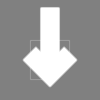
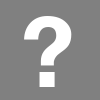
Two versions of the same layered image (100px x 100px). Layer-by-layer changes:
added layer "?" above "Action #4" over [24, 16, 72, 87]
hid "Action #2" over [22, 7, 78, 88]
